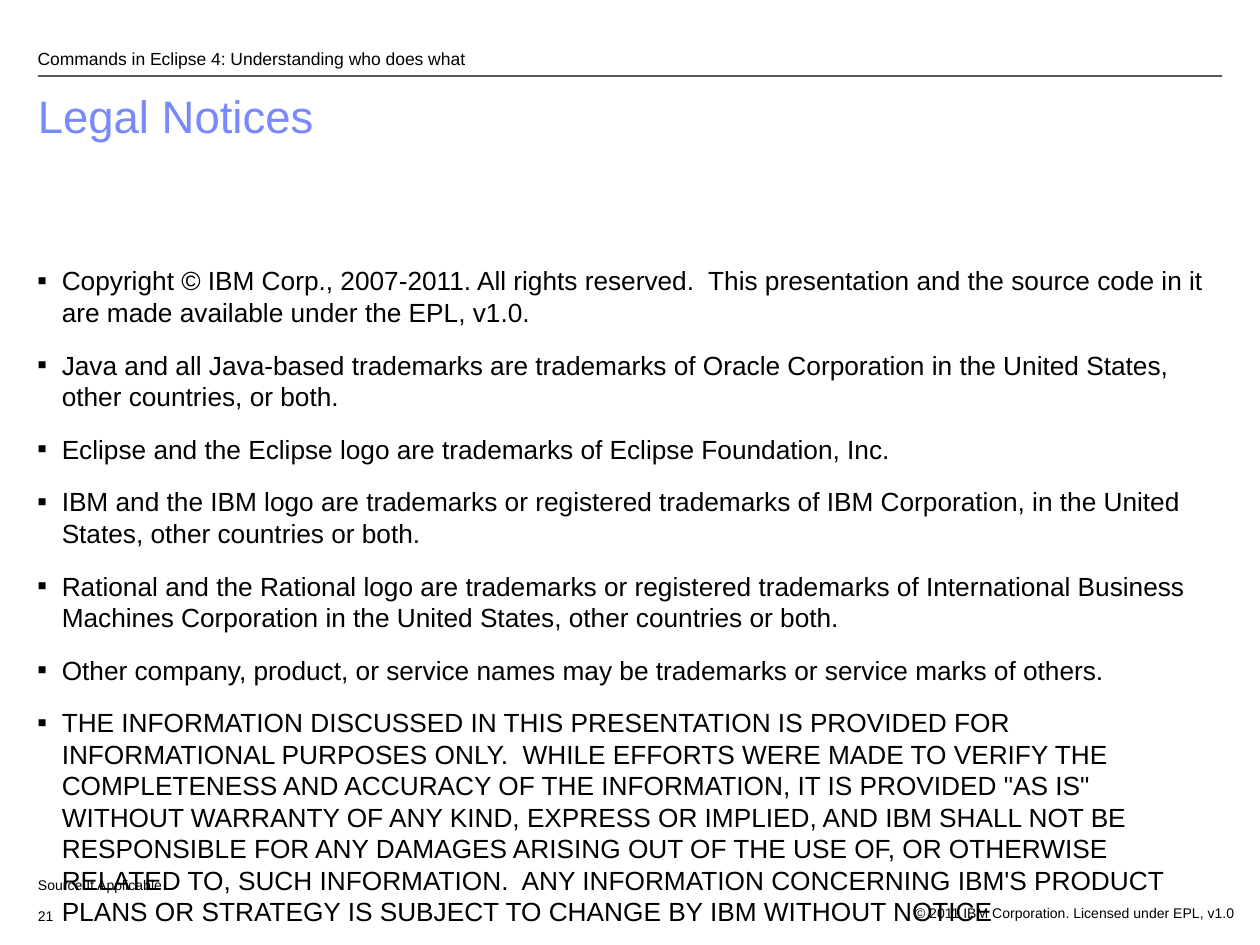
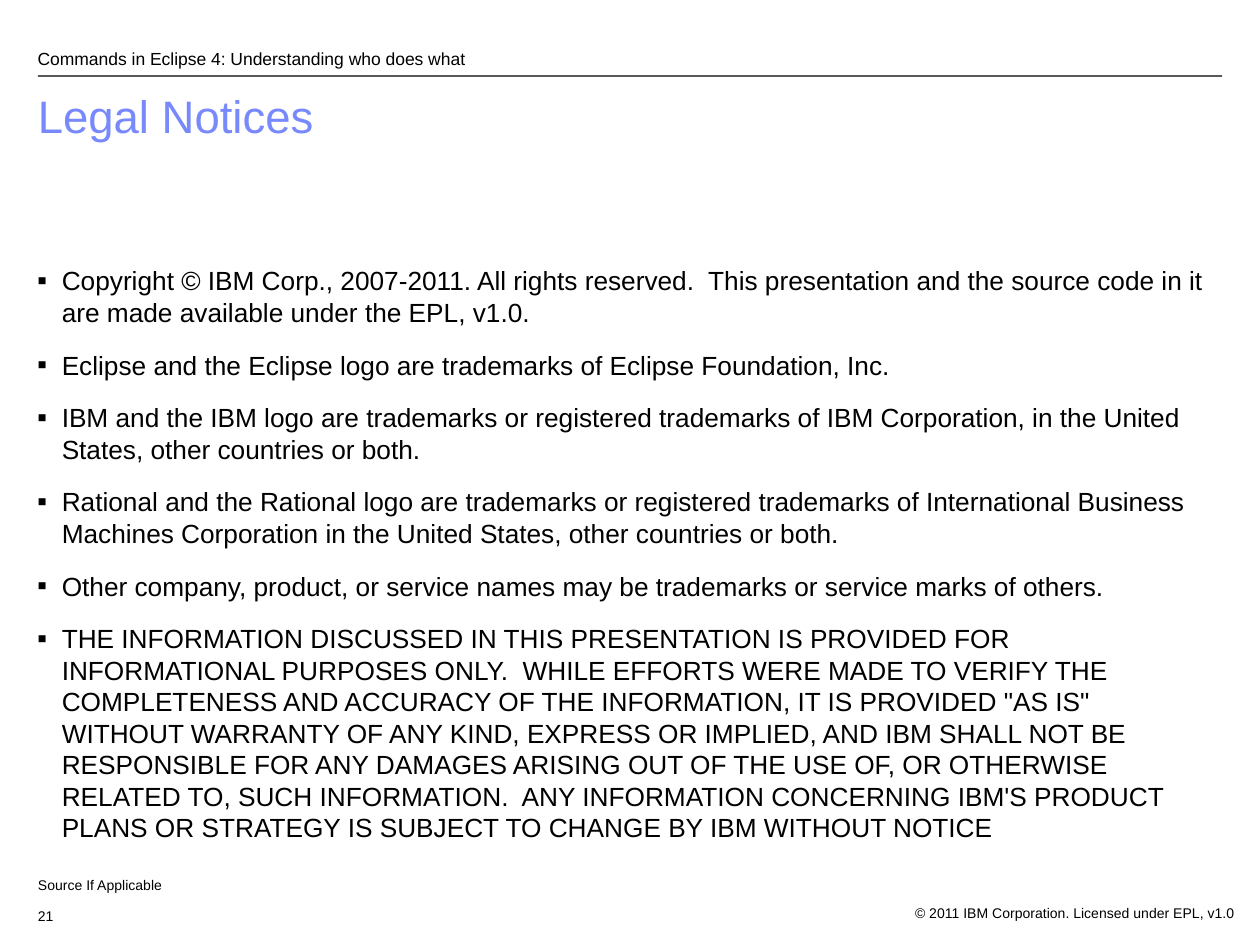
Before and after one commit to eclipse-platform/www.eclipse.org-eclipse-news, a slide deck: slide 21 of platform-ui/econ2011/e4Commands_v01.odp. Drawn at 1260x945 pixels with LibreOffice and Linux fonts; fonts in the diff are those of the drawing; background and template pictures are left out. Boxes give left, top, right and bottom in pixels: in the first picture for what was removed or moved away, otherwise in the second. Text is boxed around its words. In the diff, an @@ line names an element or a change of style, - is before the commit and + after.

```diff
--- a/platform-ui/econ2011/e4Commands_v01.odp
+++ b/platform-ui/econ2011/e4Commands_v01.odp
@@ text at bbox=[62, 356, 1168, 410]: paragraph removed @@
-■ Java and all Java-based trademarks are trademarks of Oracle Corporation in the United States, other countries, or both.
```
Also in this commit, not shown: 1 other slide changed.
